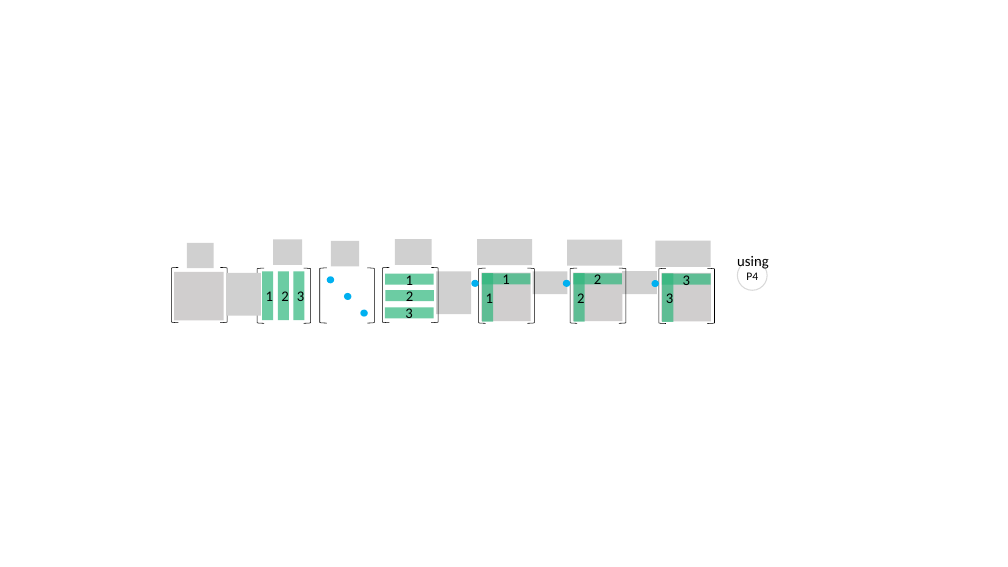
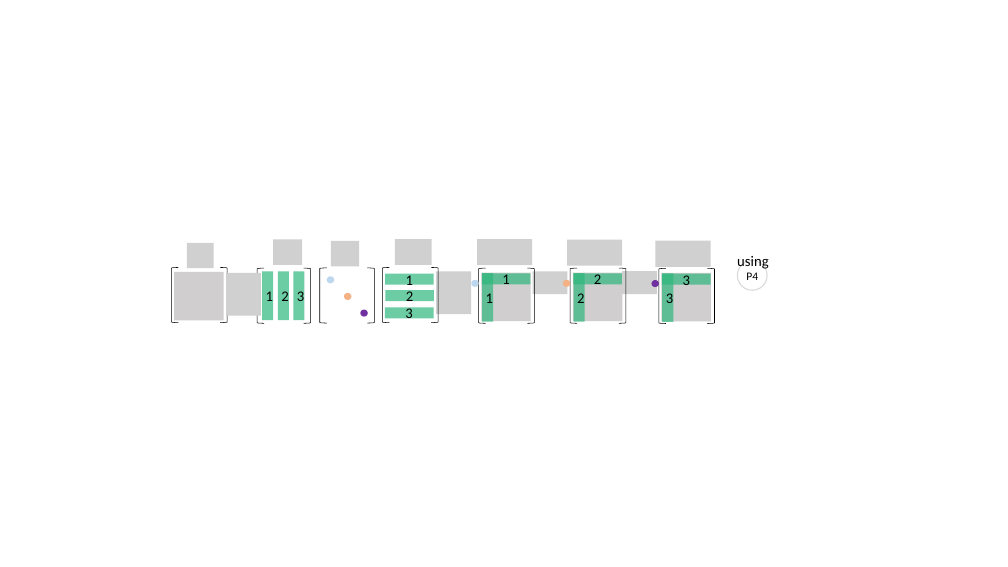
Before and after one commit to kenjihiranabe/The-Art-of-Linear-Algebra, a slide deck: slide 41 of Illustrations.pptx. Drawn at 1008x567 pixels with LibreOffice and Linux fonts; fonts in the diff are those of the drawing; grey boxes stand for pictures. Boxes give left, top, right and bottom in pixels: in the first picture for what was removed or moved away, otherwise in the second. Text is boxed around its words. In the diff, an @@ line names an element or a change of style, - is before the commit and + after.

```diff
--- a/Illustrations.pptx
+++ b/Illustrations.pptx
@@ ellipse at [327, 276, 334, 283]: fill #00B0F0 to #BDD7EE @@
@@ ellipse at [344, 293, 352, 299]: fill #00B0F0 to #F4B183 @@
@@ ellipse at [471, 280, 479, 287]: fill #00B0F0 to #BDD7EE @@
@@ ellipse at [563, 280, 570, 287]: fill #00B0F0 to #F4B183 @@
@@ ellipse at [652, 280, 659, 287]: fill #00B0F0 to #7030A0 @@
@@ ellipse at [361, 309, 368, 316]: fill #00B0F0 to #7030A0 @@
```
Also in this commit, not shown: 10 other slides changed, 54 other files.
